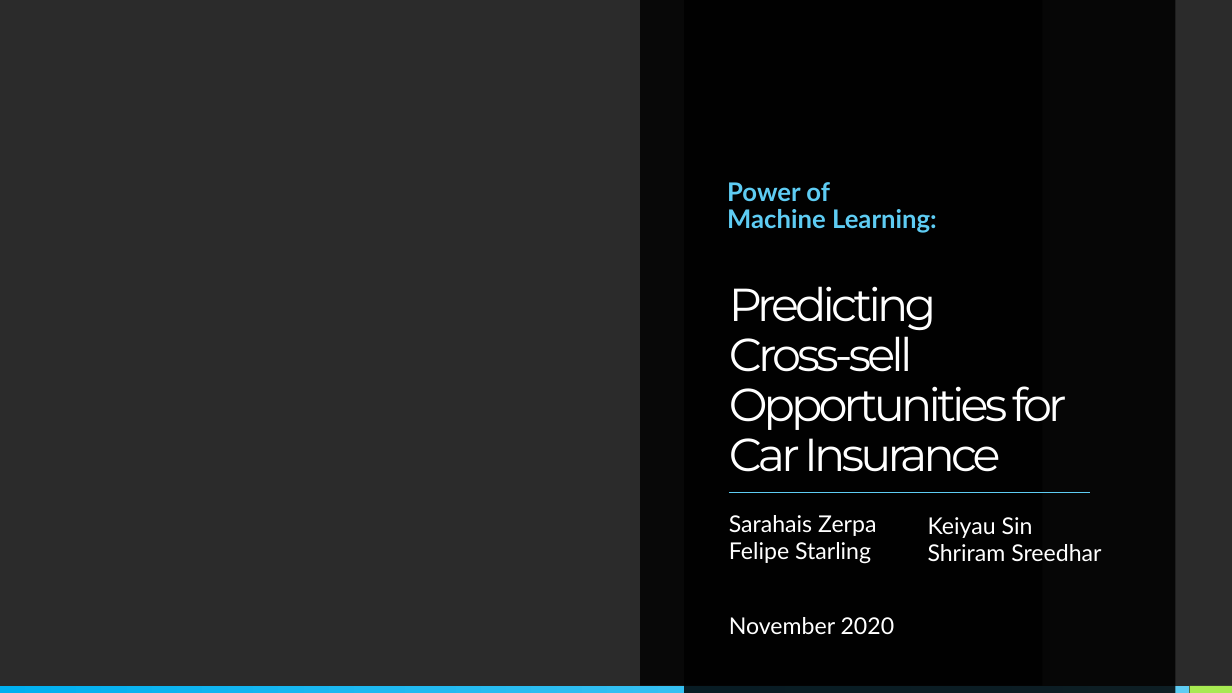
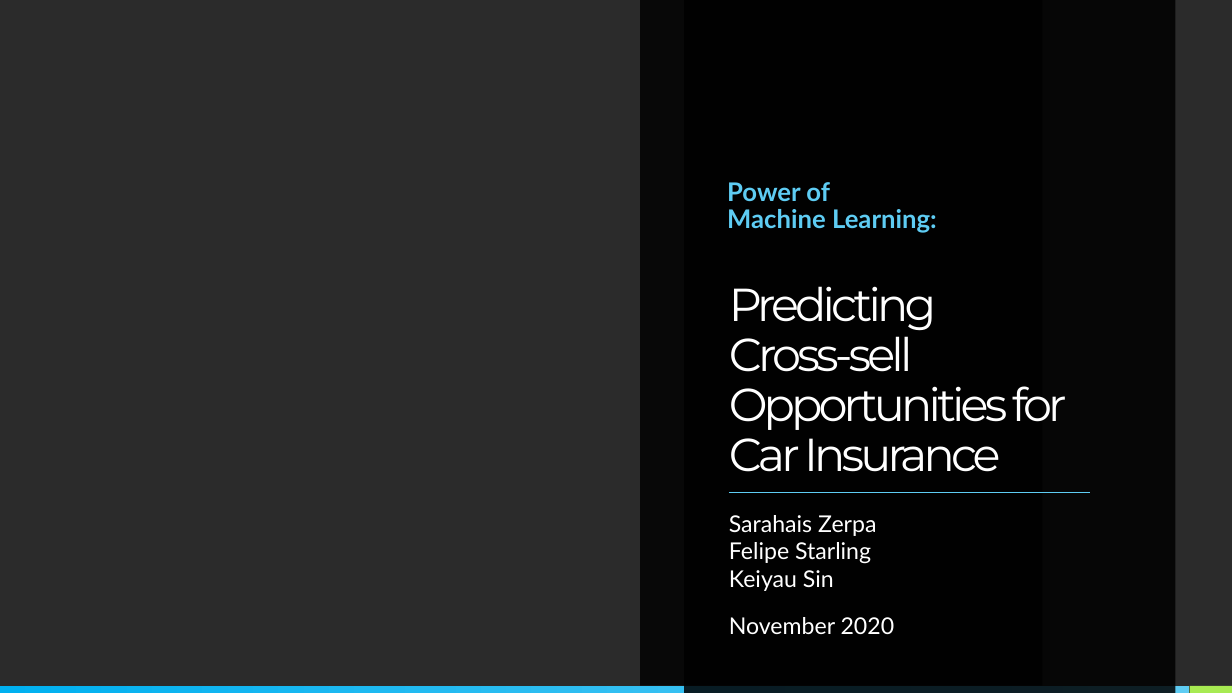
Before and after one commit to szerpa17/cross-sell-predictions, a slide deck: slide 1 of project-presentation.pptx. Drawn at 1232x693 pixels with LibreOffice and Linux fonts; fonts in the diff are those of the drawing; background and template pictures are left out; a plain dark background stands for a picture behind light text. Boxes give left, top, right and bottom in pixels: in the first picture for what was removed or moved away, otherwise in the second. Text is boxed around its words. In the diff, an @@ line names an element or a change of style, - is before the commit and + after.

Commit message:
Updated content

```diff
--- a/project-presentation.pptx
+++ b/project-presentation.pptx
@@ subtitle at <box>729,515,876,591</box>: text changed @@
-Sarahais Zerpa
-Felipe Starling
+Sarahais Zerpa
+Felipe Starling
+Keiyau Sin
@@ text removed at <box>928,517,1101,562</box> @@
-Keiyau Sin
-Shriram Sreedhar
```
